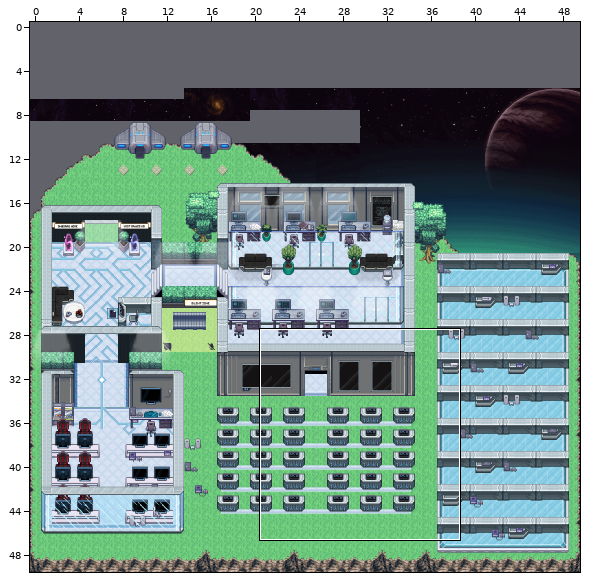
Two states of a Tiled map (JSON), Gamedev.tmj. Above, an overview of the earlier version with the close-up marked.
Close-up. Before:
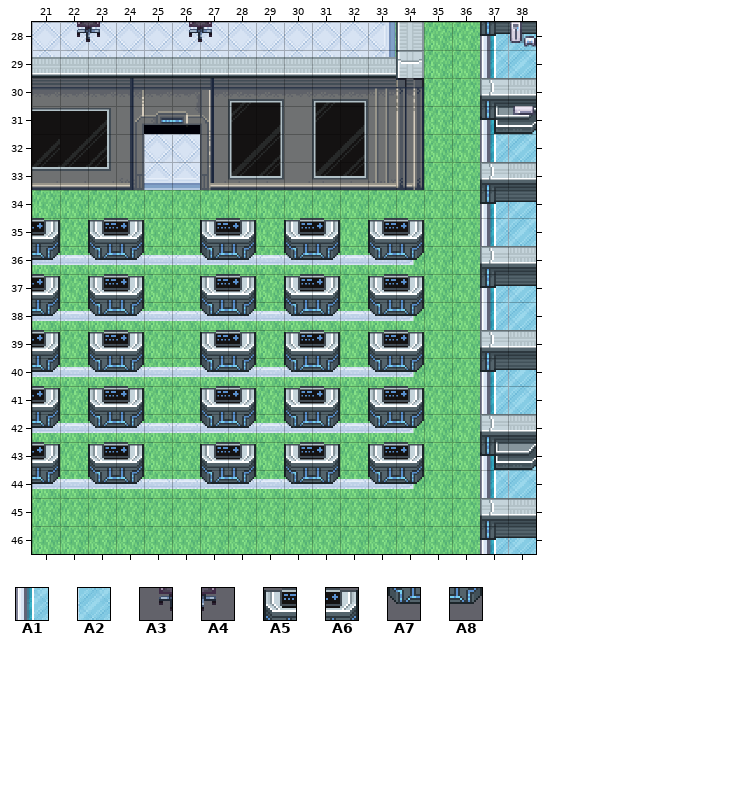
Cells are 32x32 px. Shown: x 21..38, y 28..46. The commit also changed other parts of the map, which this record leaves out.
Key: from "Chunk 3": A1 146, A2 147; from "Chunk 4": A3 79, A4 80, A5 99, A6 100, A7 102, A8 103.
__ is an empty cell, ## one hidden under a higher layer.
Layers that did not change in this view are not listed.
Layer "Floor/FLOOR 3" before, first column x 21:
28 __ __ __ __ __ __ __ __ __ __ __ __ __ __ __ __ A1 A2
29 __ __ __ __ __ __ __ __ __ __ __ __ __ __ __ __ A1 A2
30 __ __ __ __ __ __ __ __ __ __ __ __ __ __ __ __ ## ##
31 __ __ __ __ __ __ __ __ __ __ __ __ __ __ __ __ A1 A2
32 __ __ __ __ __ __ __ __ __ __ __ __ __ __ __ __ A1 A2
33 __ __ __ __ __ __ __ __ __ __ __ __ __ __ __ __ ## ##
34 __ __ __ __ __ __ __ __ __ __ __ __ __ __ __ __ A1 A2
35 __ __ __ __ __ __ __ __ __ __ __ __ __ __ __ __ A1 A2
36 __ __ __ __ __ __ __ __ __ __ __ __ __ __ __ __ ## ##
37 __ __ __ __ __ __ __ __ __ __ __ __ __ __ __ __ A1 A2
38 __ __ __ __ __ __ __ __ __ __ __ __ __ __ __ __ A1 A2
39 __ __ __ __ __ __ __ __ __ __ __ __ __ __ __ __ ## ##
40 __ __ __ __ __ __ __ __ __ __ __ __ __ __ __ __ A1 A2
41 __ __ __ __ __ __ __ __ __ __ __ __ __ __ __ __ A1 A2
42 __ __ __ __ __ __ __ __ __ __ __ __ __ __ __ __ ## ##
43 __ __ __ __ __ __ __ __ __ __ __ __ __ __ __ __ A1 A2
44 __ __ __ __ __ __ __ __ __ __ __ __ __ __ __ __ A1 A2
45 __ __ __ __ __ __ __ __ __ __ __ __ __ __ __ __ ## ##
46 __ __ __ __ __ __ __ __ __ __ __ __ __ __ __ __ A1 A2
Layer "Furniture/Furniture" before, first column x 22:
28 __ __ __ __ __ __ __ __ __ __ __ __ __ __ __ __ __
29 __ __ __ __ __ __ __ __ __ __ __ __ __ __ __ __ __
30 __ __ __ __ __ __ __ __ __ __ __ __ __ __ __ __ __
31 __ __ __ __ __ __ __ __ __ __ __ __ __ __ __ __ __
32 __ __ __ __ __ __ __ __ __ __ __ __ __ __ __ __ __
33 __ __ __ __ __ __ __ __ __ __ __ __ __ __ __ __ __
34 __ __ __ __ __ __ __ __ __ __ __ __ __ __ __ __ __
35 __ A5 A6 __ __ A5 A6 __ A5 A6 __ A5 A6 __ __ __ __
36 __ A7 A8 __ __ A7 A8 __ A7 A8 __ A7 A8 __ __ __ __
37 __ A5 A6 __ __ A5 A6 __ A5 A6 __ A5 A6 __ __ __ __
38 __ A7 A8 __ __ A7 A8 __ A7 A8 __ A7 A8 __ __ __ __
39 __ A5 A6 __ __ A5 A6 __ A5 A6 __ A5 A6 __ __ __ __
40 __ A7 A8 __ __ A7 A8 __ A7 A8 __ A7 A8 __ __ __ __
41 __ A5 A6 __ __ A5 A6 __ A5 A6 __ A5 A6 __ __ __ __
42 __ A7 A8 __ __ A7 A8 __ A7 A8 __ A7 A8 __ __ __ __
After:
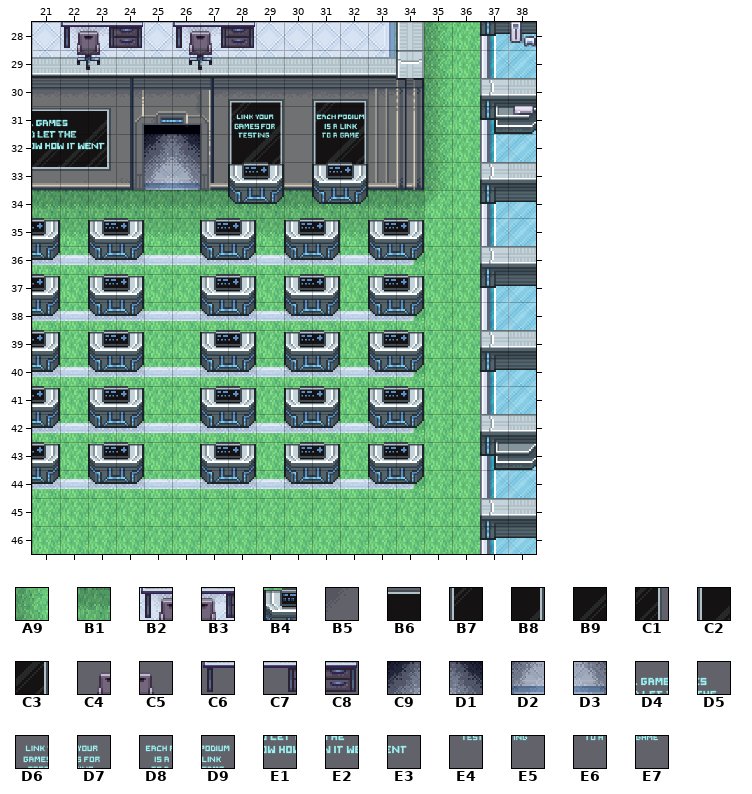
Further tiles: from "Chunk 3": A9 126, B1 137, B2 138, B3 139, B4 144, B5 145; from "Chunk 4": B6 10, B7 12, B8 13, B9 16, C1 17, C2 18, C3 19, C4 61, C5 62, C6 123, C7 124, C8 125, C9 206, D1 206 flipped left-right, D2 208, D3 208 flipped left-right, D4 211, D5 212, D6 214, D7 215, D8 216, D9 217, E1 220, E2 221, E3 222, E4 223, E5 224, E6 225, E7 226.
Tiles of an added or newly shown layer are drawn over the layers below it.
See-through tiles are keyed as they look on the map.
From old to new:
{"where": "layer \"Floor/FLOOR 3\""}
{"y":28,"x":22,"old":"__ __","new":"B2 B3"}
{"y":28,"x":26,"old":"__ __","new":"B2 B3"}
{"y":28,"x":35,"old":"__","new":"A9"}
{"y":29,"x":35,"old":"__","new":"A9"}
{"y":30,"x":35,"old":"__","new":"A9"}
{"y":31,"x":35,"old":"__","new":"A9"}
{"y":32,"x":35,"old":"__","new":"A9"}
{"y":33,"x":35,"old":"__","new":"A9"}
{"y":34,"x":21,"old":"__ __ __ __ __ __ __ __ __ __ __ __ __ __ __","new":"B1 B1 B1 B1 B1 B1 B1 B1 B1 B1 B1 B1 B1 B1 B5"}
{"y":35,"x":21,"old":"__ __ __ __ __ __ __ __ __ __ __ __ __ __","new":"B4 B4 B4 B4 B4 B4 B4 B4 B4 B4 B4 B4 B4 B4"}
{"y":36,"x":21,"old":"__","new":"B4"}
{"y":36,"x":23,"old":"__ __","new":"B4 B4"}
{"y":36,"x":27,"old":"__ __","new":"B4 B4"}
{"y":36,"x":30,"old":"__ __","new":"B4 B4"}
{"y":36,"x":33,"old":"__ __","new":"B4 B4"}
{"y":38,"x":21,"old":"__","new":"B4"}
{"y":38,"x":23,"old":"__ __","new":"B4 B4"}
{"y":38,"x":27,"old":"__ __","new":"B4 B4"}
{"y":38,"x":30,"old":"__ __","new":"B4 B4"}
{"y":38,"x":33,"old":"__ __","new":"B4 B4"}
{"y":40,"x":21,"old":"__","new":"B4"}
{"y":40,"x":23,"old":"__ __","new":"B4 B4"}
{"y":40,"x":27,"old":"__ __","new":"B4 B4"}
{"y":40,"x":30,"old":"__ __","new":"B4 B4"}
{"y":40,"x":33,"old":"__ __","new":"B4 B4"}
{"y":42,"x":21,"old":"__","new":"B4"}
{"y":42,"x":23,"old":"__ __","new":"B4 B4"}
{"y":42,"x":27,"old":"__ __","new":"B4 B4"}
{"y":42,"x":30,"old":"__ __","new":"B4 B4"}
{"y":42,"x":33,"old":"__ __","new":"B4 B4"}
{"y":44,"x":21,"old":"__","new":"B4"}
{"y":44,"x":23,"old":"__ __","new":"B4 B4"}
{"y":44,"x":27,"old":"__ __","new":"B4 B4"}
{"y":44,"x":30,"old":"__ __","new":"B4 B4"}
{"y":44,"x":33,"old":"__ __","new":"B4 B4"}
{"where": "layer \"Furniture/furniture behdin\""}
{"y":29,"x":22,"old":"__ __","new":"A3 A4"}
{"y":29,"x":26,"old":"__ __","new":"A3 A4"}
{"where": "layer \"Furniture/Furniture\""}
{"y":33,"x":28,"old":"__ __","new":"A5 A6"}
{"y":33,"x":31,"old":"__ __","new":"A5 A6"}
{"y":34,"x":28,"old":"__ __","new":"A7 A8"}
{"y":34,"x":31,"old":"__ __","new":"A7 A8"}
{"where": "layer \"Furniture/furniture 2\""}
{"y":28,"x":22,"old":"__ __ __","new":"C6 C7 C8"}
{"y":28,"x":26,"old":"__ __ __","new":"C6 C7 C8"}
{"where": "layer \"Furniture/furniture 4\""}
{"y":28,"x":22,"old":"A3 A4","new":"__ __"}
{"y":28,"x":26,"old":"A3 A4","new":"__ __"}
{"where": "layer \"Above/above walls\" (added)"}
{"y":31,"x":21,"old":"__ __","new":"B6 B6"}
{"y":31,"x":28,"old":"__ __","new":"B7 B8"}
{"y":31,"x":31,"old":"__ __","new":"B7 B8"}
{"y":32,"x":21,"old":"__ __ __","new":"B9 B9 C1"}
{"y":32,"x":28,"old":"__ __","new":"C2 C3"}
{"y":32,"x":31,"old":"__ __","new":"C2 C3"}
{"where": "layer \"Above/above\""}
{"y":28,"x":22,"old":"A3 A4","new":"C4 C5"}
{"y":28,"x":26,"old":"A3 A4","new":"C4 C5"}
{"y":31,"x":21,"old":"__ __","new":"D4 D5"}
{"y":31,"x":28,"old":"__ __","new":"D6 D7"}
{"y":31,"x":31,"old":"__ __","new":"D8 D9"}
{"y":32,"x":21,"old":"__ __ __","new":"E1 E2 E3"}
{"y":32,"x":25,"old":"__ __","new":"C9 D1"}
{"y":32,"x":28,"old":"__ __","new":"E4 E5"}
{"y":32,"x":31,"old":"__ __","new":"E6 E7"}
{"y":33,"x":25,"old":"__ __","new":"D2 D3"}
{"y":35,"x":21,"old":"__","new":"A6"}
{"y":35,"x":23,"old":"__ __","new":"A5 A6"}
{"y":35,"x":27,"old":"__ __","new":"A5 A6"}
{"y":35,"x":30,"old":"__ __","new":"A5 A6"}
{"y":35,"x":33,"old":"__ __","new":"A5 A6"}
{"where": "layer \"Above/above 2\""}
{"y":28,"x":22,"old":"__ __ __","new":"C6 C7 C8"}
{"y":28,"x":26,"old":"__ __ __","new":"C6 C7 C8"}
